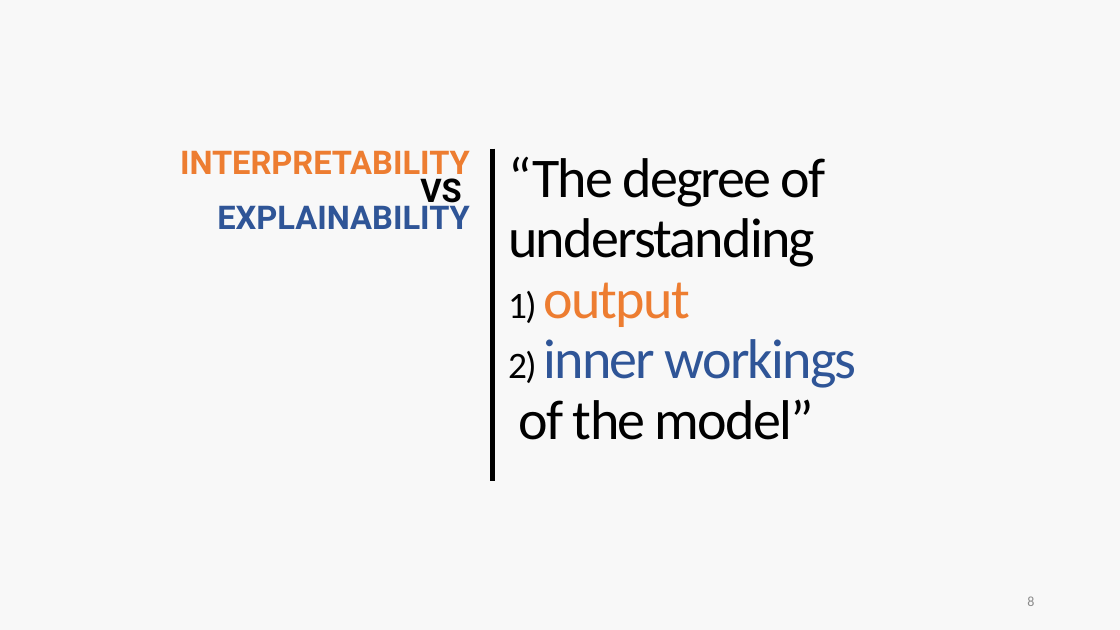
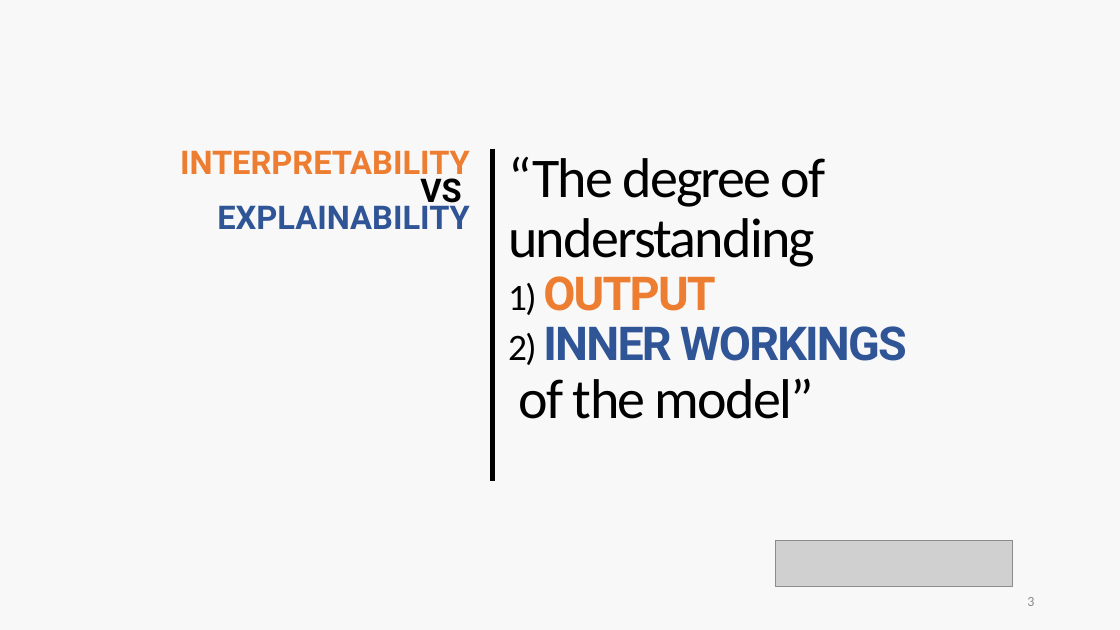
Before and after one commit to marnixm/lime_experiments, a slide deck: slide 3 of _Presentation/Thesis Marnix Maas (2020) - An assessment of black box model explainers.pptx (slide 8 before the commit). Drawn at 1120x630 pixels with LibreOffice and Linux fonts; fonts in the diff are those of the drawing; grey boxes stand for pictures. Boxes give left, top, right and bottom in pixels: in the first picture for what was removed or moved away, otherwise in the second. Text is boxed around its words. In the diff, an @@ line names an element or a change of style, - is before the commit and + after.

```diff
--- a/_Presentation/Thesis Marnix Maas (2020) - An assessment of black box model explainers.pptx
+++ b/_Presentation/Thesis Marnix Maas (2020) - An assessment of black box model explainers.pptx
@@ title at (x1=508, y1=156, x2=907, y2=419): text changed @@
-“The degree of understanding
-1) output
-2) inner workings
-of the model”
+“The degree of understanding
+1) OUTPUT
+2) INNER WORKINGS
+of the model”
@@ picture added at (x1=776, y1=541, x2=1012, y2=587) @@
@@ page number at (x1=1027, y1=597, x2=1034, y2=606): text changed @@
-8
+3
```
Also in this commit, not shown: 18 other slides changed, 2 slides added, 9 slides removed, 10 other files.
